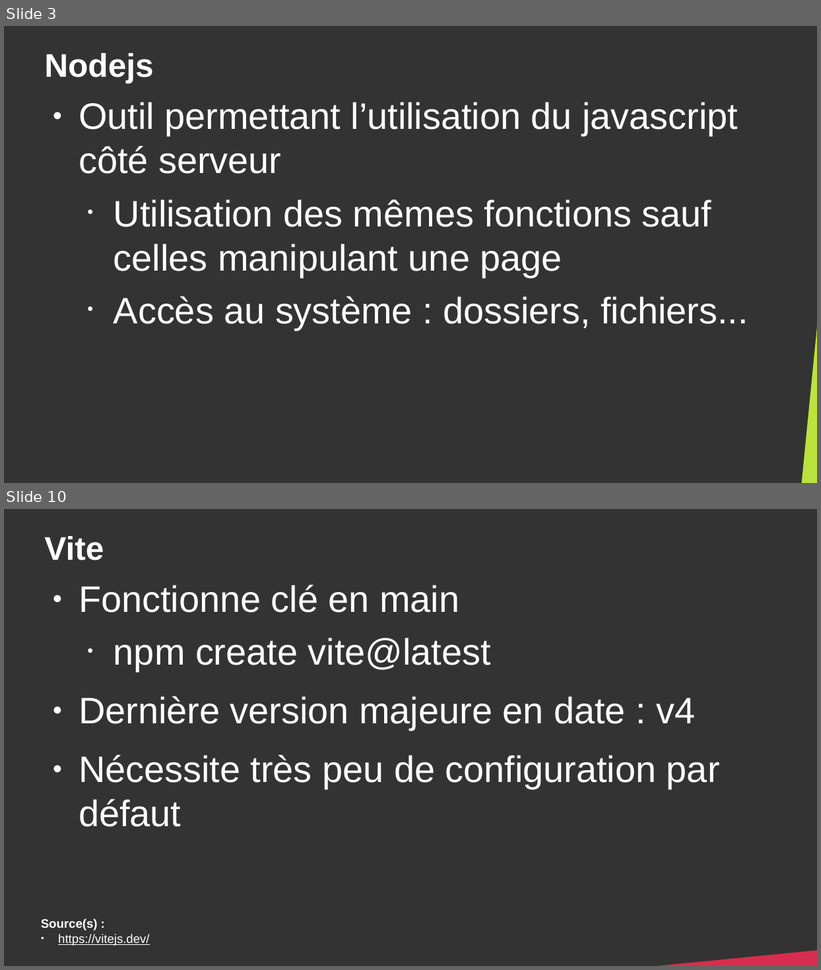
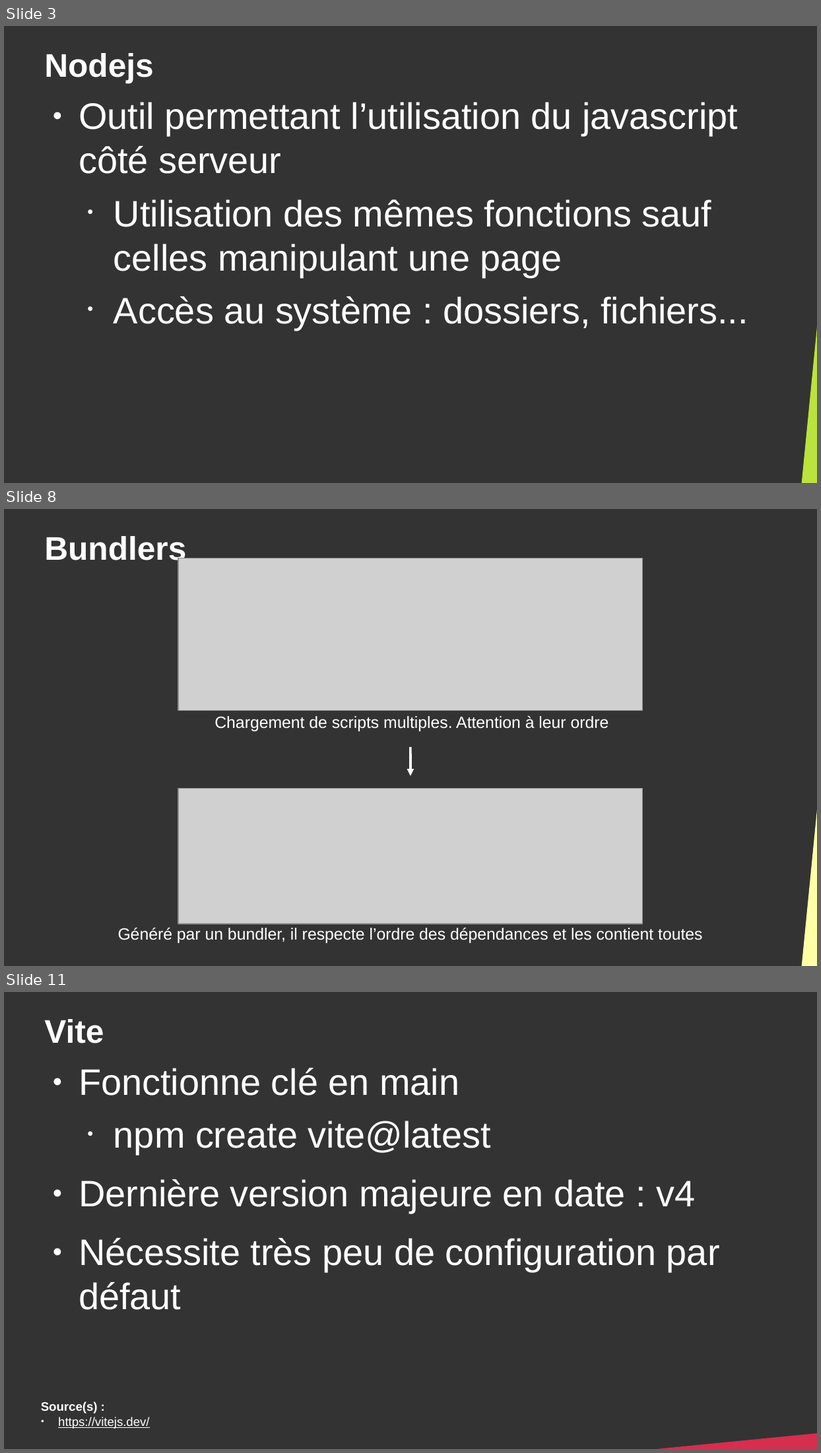
Before and after one commit to DanYellow/cours, a slide deck: developpement-front-s5/travaux-pratiques/numero-4/presentation.odp. Shown one above the other, each under a label of ours: slides 3 and 10 before the commit, slides 3, 8 and 11 after it; the slides between them are not shown. The pictures are 821x970 and 821x1453 pixels, drawn with LibreOffice and Linux fonts; fonts in the diff are those of the drawing; grey boxes stand for pictures. Boxes give left, top, right and bottom in pixels: in the first picture for what was removed or moved away, otherwise in the second. Text is boxed around its words. In the diff, an @@ line names an element or a change of style, - is before the commit and + after.

```diff
--- a/developpement-front-s5/travaux-pratiques/numero-4/presentation.odp
+++ b/developpement-front-s5/travaux-pratiques/numero-4/presentation.odp
@@ slide 8 added at box(4, 509, 817, 966), background #333333 @@
@@ title added at box(44, 536, 186, 566), 32 pt, text #FFFFFF, bold @@
+Bundlers
@@ picture added at box(178, 559, 643, 711) @@
@@ text added at box(215, 716, 609, 731), 16 pt, text #FFFFFF @@
+Chargement de scripts multiples. Attention à leur ordre
@@ right triangle added at box(800, 723, 817, 966), fill #FFFFA6 @@
@@ arrow added from (411, 747) to (411, 776), #FFFFFF 2.3 pt @@
@@ picture added at box(178, 789, 643, 924) @@
@@ text added at box(118, 927, 702, 943), 16 pt, text #FFFFFF @@
+Généré par un bundler, il respecte l’ordre des dépendances et les contient toutes
@@ what was slide 10 is now slide 11 @@
```
Also in this commit, not shown: 14 slides changed, 1 other slide added, 4 other files.
